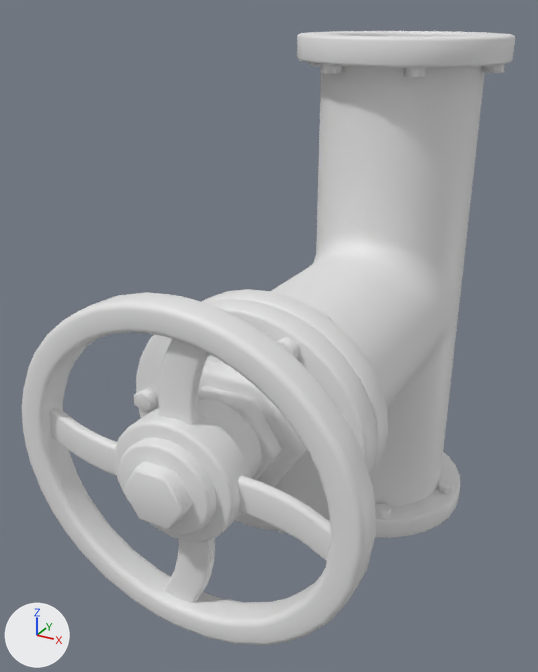
The FBX model Save the SteamBird/Assets/Art/BuizenDeco/BuisValveKleiner.fbx: old version first, new version second.
One viewpoint serves both versions: a 50 mm lens placed at (0.192, -0.548, 0.4), pointed at (-0.033, -0.138, 0.195). The lights are fixed; the arrows at lower left show +X, +Y and +Z. Where no turn or scale is listed for an object, it has been applied to the vertices.

The scene before the commit, as lines of its bpy script (objects in view):
```python
me_tee_joint_001 = bpy.data.meshes.new('Tee Joint.001')
me_tee_joint_001.from_pydata(...)  # 4476 vertices, 4598 faces; spans x -0.104..0.102, y -0.314..0.076, z 0.0..0.384
ob_valvebuis_002 = bpy.data.objects.new('ValveBuis.002', me_tee_joint_001)
ob_valvebuis_002.location = (0.0, 0.0, 0.0)
```
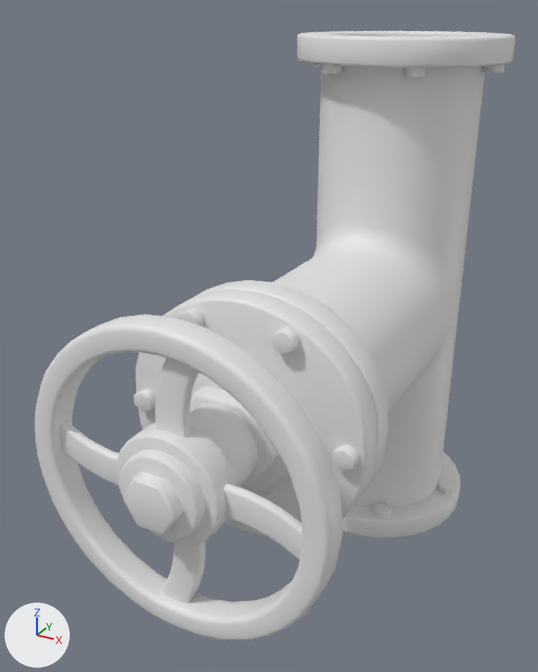
What differs and where, as boxes [x1, y1, x2, y2] in the pictures (538 x 672 px; the box of a moved part takes in the faces that stretch with it):
'ValveBuis.002', reshaped: before [22, 31, 515, 645]; after [35, 31, 515, 640]
part 1 of me_tee_joint_001, moved or reshaped: before [22, 292, 376, 645]; after [35, 314, 343, 640]
part 2 of me_tee_joint_001, moved or reshaped: before [158, 339, 209, 425]; after [155, 358, 199, 437]
part 3 of me_tee_joint_001, moved or reshaped: before [164, 538, 215, 603]; after [161, 542, 206, 603]
part 4 of me_tee_joint_001, moved or reshaped: before [50, 406, 117, 476]; after [60, 421, 119, 485]
part 5 of me_tee_joint_001, moved or reshaped: before [238, 476, 331, 561]; after [224, 483, 303, 560]
part 6 of me_tee_joint_001, moved or reshaped: before [123, 461, 193, 530]; after [123, 471, 184, 535]
part 7 of me_tee_joint_001, moved or reshaped: before [114, 66, 485, 542]; after [116, 66, 485, 546]

What changed in the scene script:
```text
Change me_tee_joint_001:
    used by ob_valvebuis_002; location = (0.0, 0.0, 0.0)
    remove me_tee_joint_001.from_pydata(...)  # 4476 vertices, 4598 faces; spans x -0.104..0.102, y -0.314..0.076, z 0.0..0.384
    add me_tee_joint_001.from_pydata(...)  # 4476 vertices, 4598 faces; spans x -0.087..0.089, y -0.32..0.076, z 0.0..0.384
    me_tee_joint_001 part 1: the loose piece of 672 vertices spanning x -0.104..0.102, y -0.299..-0.28, z 0.087..0.278 is scaled about its middle by (0.857, 0.92, 0.92), then moved by (0.002, -0.007, 0.0)
    me_tee_joint_001 part 2: the loose piece of 128 vertices spanning x -0.012..0.025, y -0.292..-0.286, z 0.212..0.267 is scaled about its middle by (0.857, 0.92, 0.92), then moved by (0.001, -0.007, -0.005)
    me_tee_joint_001 part 3: the loose piece of 128 vertices spanning x -0.019..0.017, y -0.292..-0.286, z 0.099..0.155 is scaled about its middle by (0.857, 0.92, 0.92), then moved by (0.002, -0.007, 0.004)
    me_tee_joint_001 part 4: the loose piece of 128 vertices spanning x -0.091..-0.032, y -0.292..-0.286, z 0.169..0.203 is scaled about its middle by (0.857, 0.92, 0.92), then moved by (0.01, -0.007, 0.0)
    me_tee_joint_001 part 5: the loose piece of 128 vertices spanning x 0.029..0.089, y -0.292..-0.286, z 0.16..0.193 is scaled about its middle by (0.857, 0.92, 0.92), then moved by (-0.007, -0.007, 0.0)
    me_tee_joint_001 part 6: the loose piece of 38 vertices spanning x -0.02..0.018, y -0.314..-0.277, z 0.168..0.198 is scaled about its middle by (0.857, 0.92, 0.92), then moved by (0.002, -0.007, 0.0)
    me_tee_joint_001 part 7: 784 vertices moved from x -0.074..0.075, y -0.238..0.0, z 0.113..0.253 to x -0.074..0.075, y -0.238..0.0, z 0.107..0.259; 893 vertices removed from x -0.074..0.075, y -0.306..-0.07, z 0.113..0.253; 893 vertices added at x -0.074..0.075, y -0.312..-0.07, z 0.107..0.259
```
